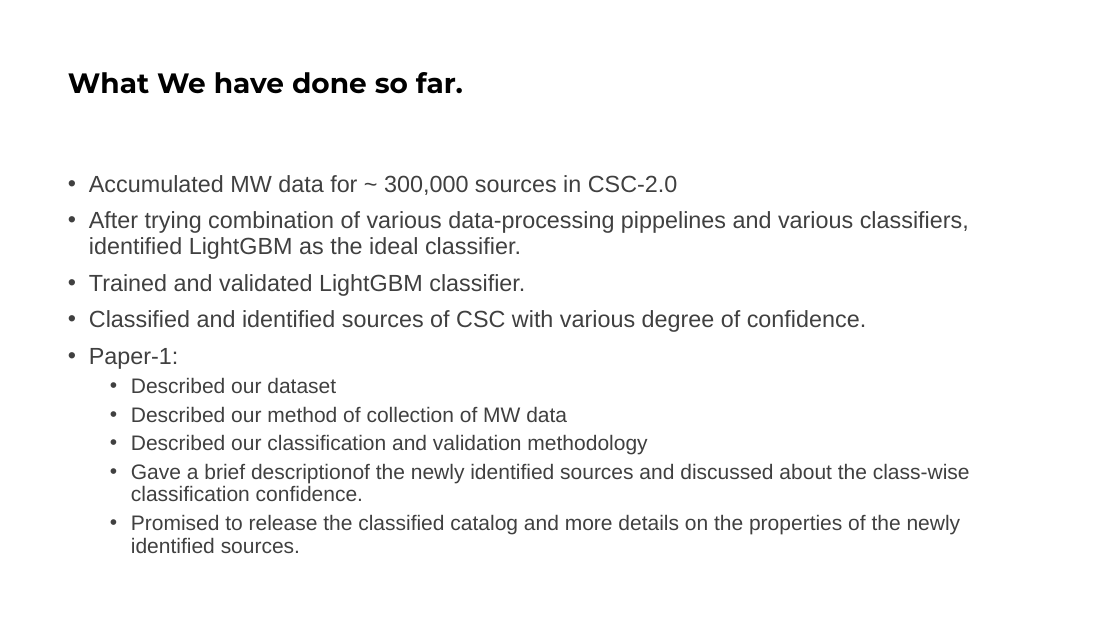
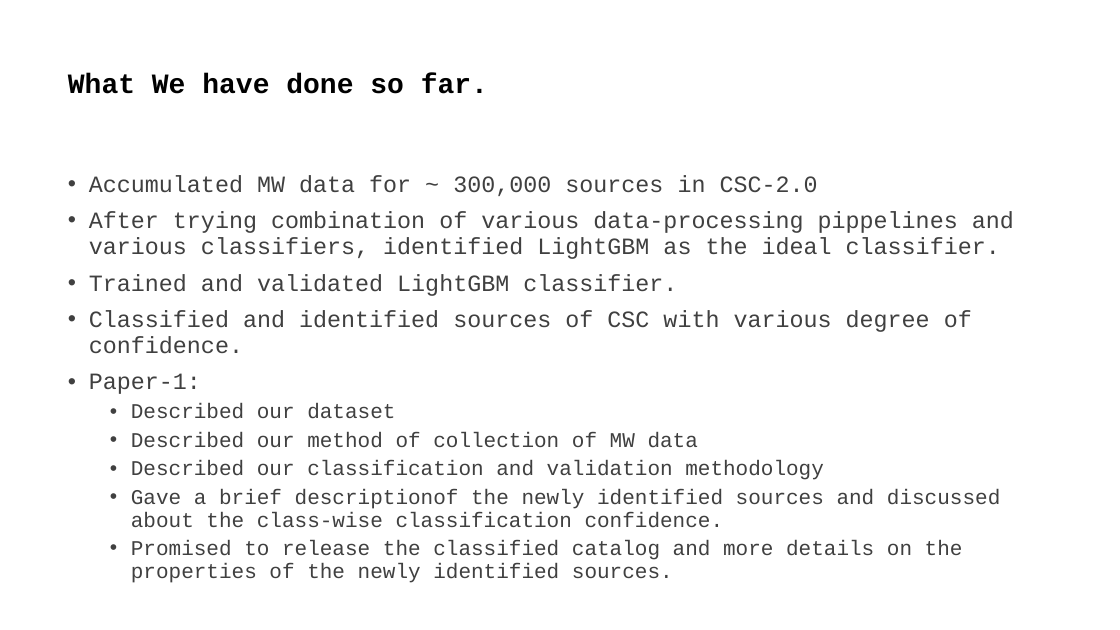
Before and after one commit to KumaranShivam5/aurora-server-final, a slide deck: slide 2 of paper_material/paper_02_resources/meeting-feb1/Chandra.pptx. Drawn at 1120x630 pixels with LibreOffice and Linux fonts; fonts in the diff are those of the drawing. Boxes give left, top, right and bottom in pixels: in the first picture for what was removed or moved away, otherwise in the second. Text is boxed around its words. In the diff, an @@ line names an element or a change of style, - is before the commit and + after.

```diff
--- a/paper_material/paper_02_resources/meeting-feb1/Chandra.pptx
+++ b/paper_material/paper_02_resources/meeting-feb1/Chandra.pptx
@@ title "What We have done so ..." at box(68, 73, 488, 94): font Montserrat to Courier New @@
@@ text "Accumulated MW data for ~ ..." at box(89, 175, 1014, 583): font Arial to Courier New @@
```
Also in this commit, not shown: 5 other slides changed, 2 other files.
